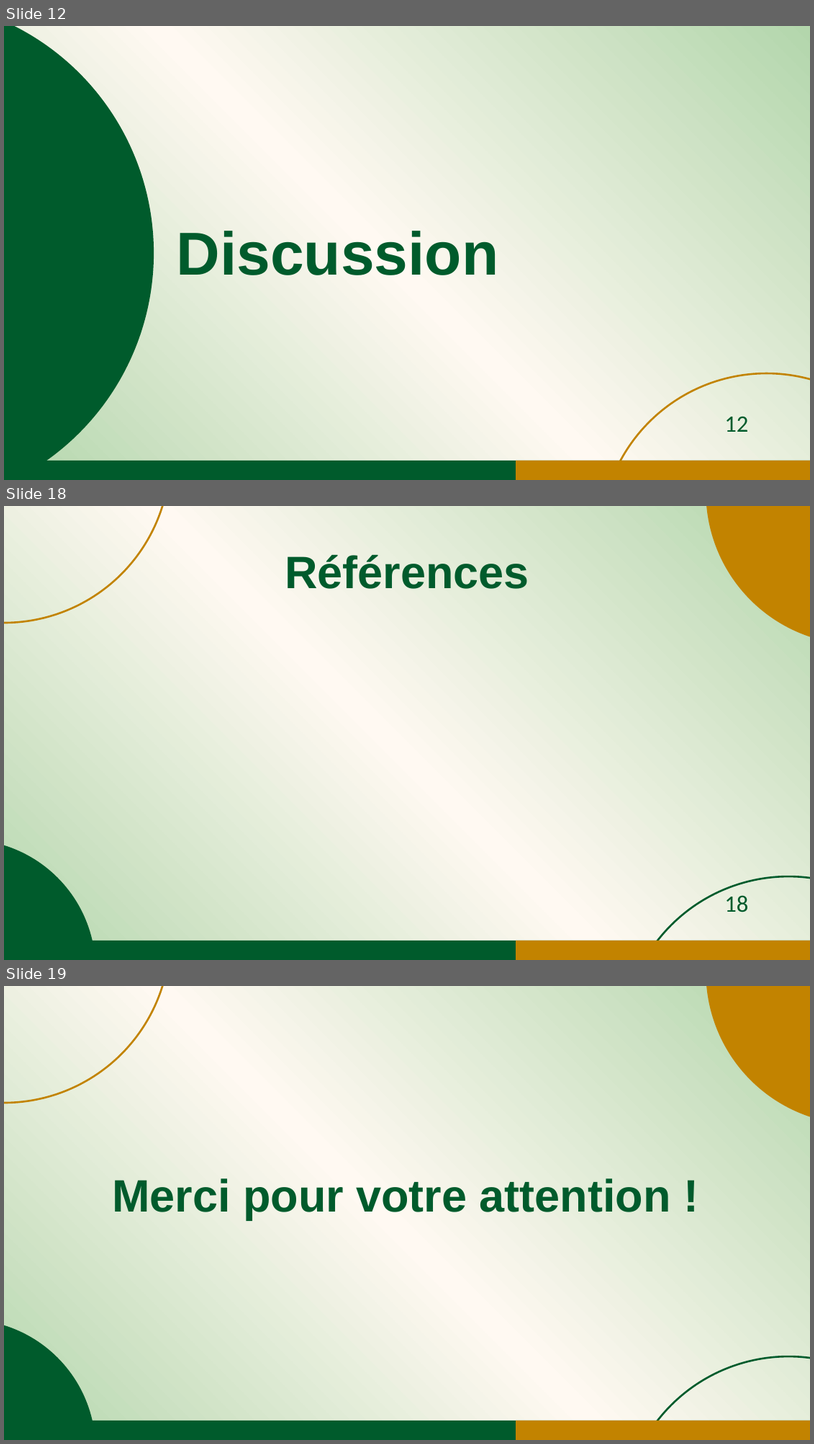
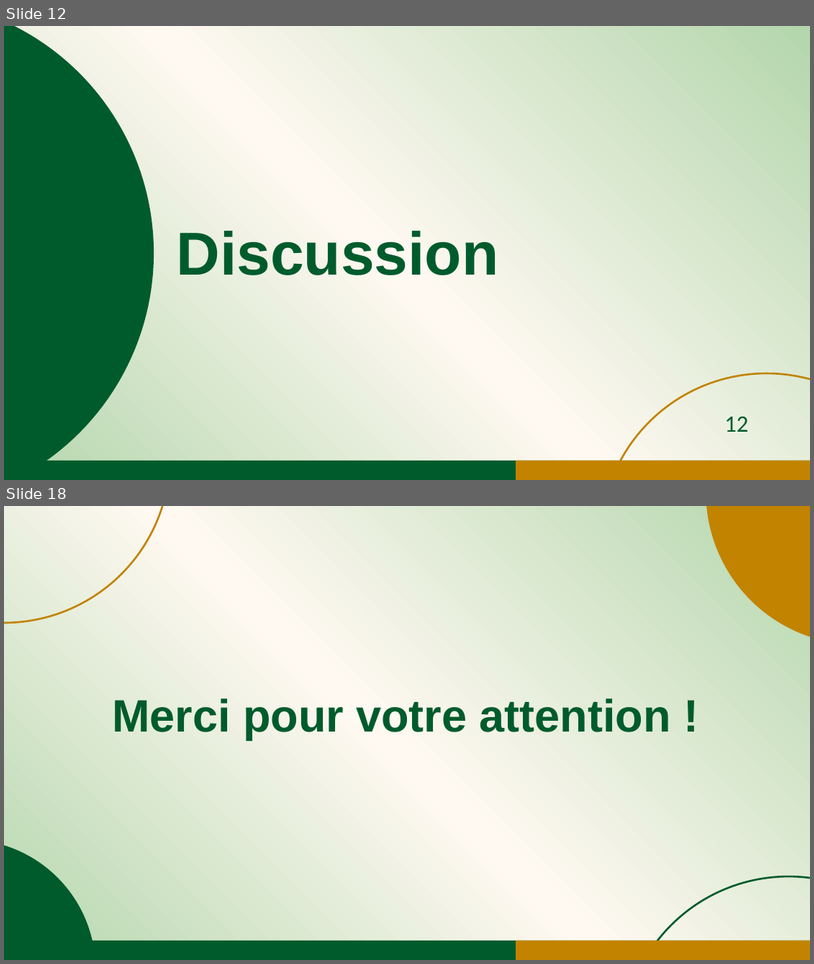
Before and after one commit to jicorporate/GFMP, a slide deck: Communication Orale_JDA1_sujets_enfant_30mai.pptx. Shown one above the other, each under a label of ours: slides 12, 18 and 19 before the commit, slides 12 and 18 after it; the slides between them are not shown. The pictures are 814x1444 and 814x964 pixels, drawn with LibreOffice and Linux fonts; fonts in the diff are those of the drawing. Boxes give left, top, right and bottom in pixels: in the first picture for what was removed or moved away, otherwise in the second. Text is boxed around its words. In the diff, an @@ line names an element or a change of style, - is before the commit and + after.

```diff
--- a/Communication Orale_JDA1_sujets_enfant_30mai.pptx
+++ b/Communication Orale_JDA1_sujets_enfant_30mai.pptx
@@ slide 18 removed at <box>4,506,810,960</box>, background gradient #B3D6AC to #FFF9F2 @@
@@ ellipse removed at <box>4,506,170,623</box> @@
@@ ellipse removed at <box>706,506,810,644</box> @@
@@ text removed at <box>285,555,530,589</box> @@
-Références
@@ ellipse removed at <box>4,839,95,960</box> @@
@@ ellipse removed at <box>623,876,810,960</box> @@
@@ page number removed at <box>725,895,748,912</box> @@
-18
@@ rectangle removed at <box>4,940,810,960</box> @@
@@ rectangle removed at <box>517,940,810,960</box> @@
@@ what was slide 19 is now slide 18 @@
```
Also in this commit, not shown: 6 slides changed, 5 slides added, 5 other slides removed, 1 other file.
